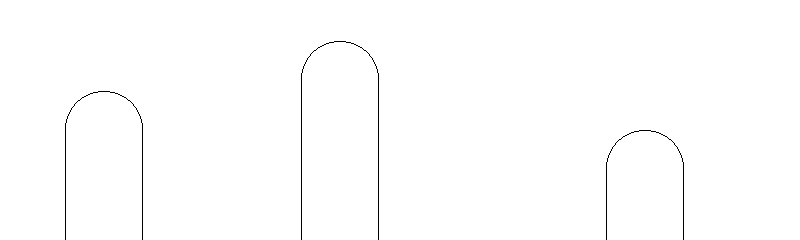
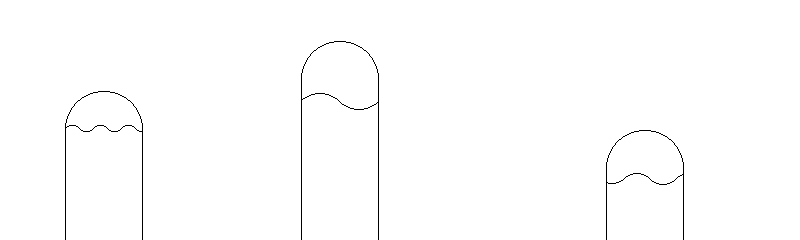
The second 800 x 240 image is a revision of the first. Changes to its layers:
added layer "Calque 4" above "Calque 3" over (x1=66, y1=93, x2=683, y2=185)
